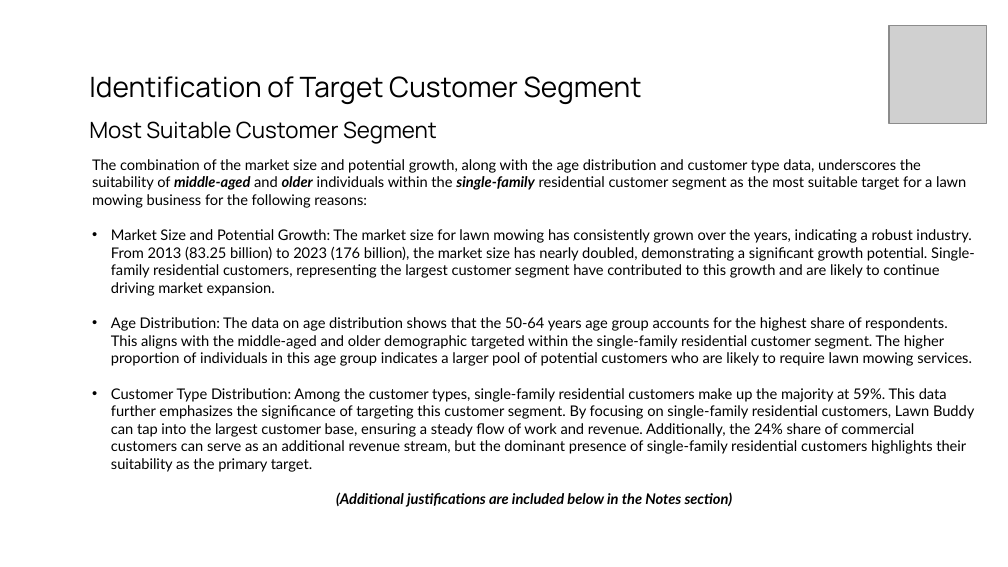
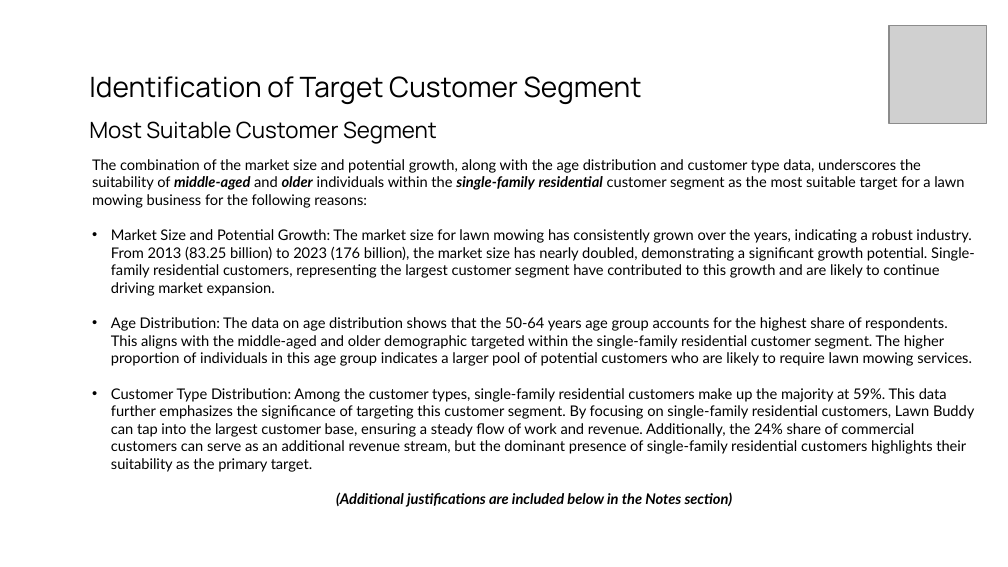
Before and after one commit to gasserahmed/VT-MIT, a slide deck: slide 5 of MGT5824-Tech-based Entrepreneurship/Assignments/Milestone #1 - AI Venture Concept Customer Discovery/gasser18-milestone1_customer_discovery_slides.pptx. Drawn at 1008x567 pixels with LibreOffice and Linux fonts; fonts in the diff are those of the drawing; grey boxes stand for pictures. Boxes give left, top, right and bottom in pixels: in the first picture for what was removed or moved away, otherwise in the second. Text is boxed around its words. In the diff, an @@ line names an element or a change of style, - is before the commit and + after.

```diff
--- a/MGT5824-Tech-based Entrepreneurship/Assignments/Milestone #1 - AI Venture Concept Customer Discovery/gasser18-milestone1_customer_discovery_slides.pptx
+++ b/MGT5824-Tech-based Entrepreneurship/Assignments/Milestone #1 - AI Venture Concept Customer Discovery/gasser18-milestone1_customer_discovery_slides.pptx
@@ text at (x1=92, y1=159, x2=964, y2=208): bold on, italic on in "residential" @@
```
Also in this commit, not shown: 2 other slides changed, 4 slides added, 9 slides removed, 5 other files.
